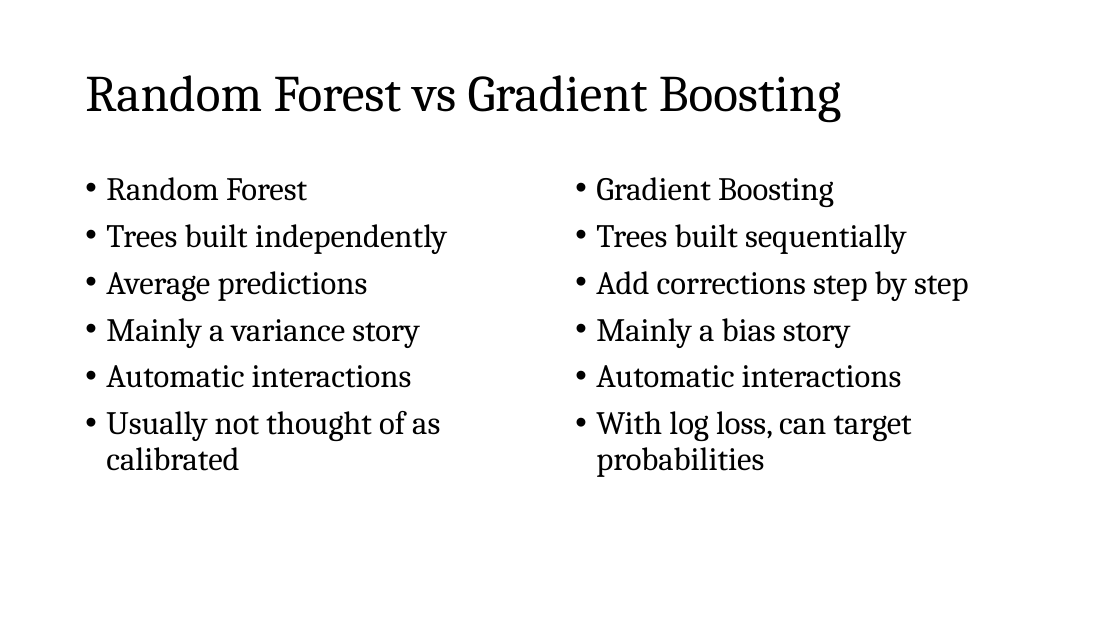
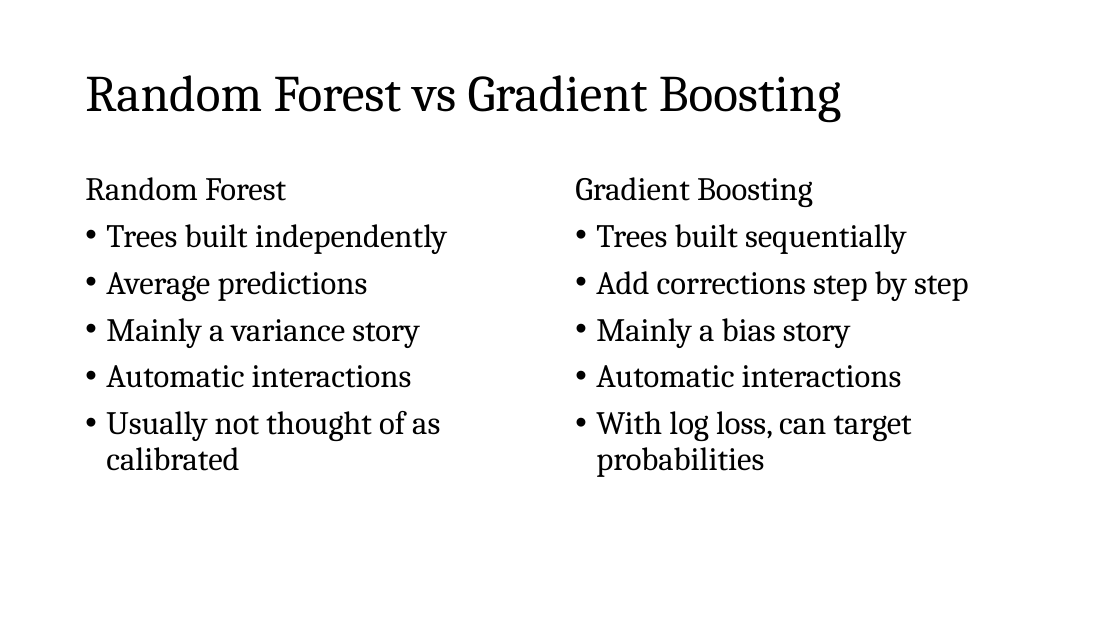
Before and after one commit to zjelveh/zjelveh.github.io, a slide deck: slide 11 of files/inst414_spring2026/lectures/lecture_9b_gbdt.pptx. Drawn at 1120x630 pixels with LibreOffice and Linux fonts; fonts in the diff are those of the drawing. Boxes give left, top, right and bottom in pixels: in the first picture for what was removed or moved away, otherwise in the second. Text is boxed around its words. In the diff, an @@ line names an element or a change of style, - is before the commit and + after.

```diff
--- a/files/inst414_spring2026/lectures/lecture_9b_gbdt.pptx
+++ b/files/inst414_spring2026/lectures/lecture_9b_gbdt.pptx
@@ text at (85,177,286,201): bullet • to none @@
@@ text at (575,177,813,207): bullet • to none @@
```
Also in this commit, not shown: 1 other slide changed, 2 other files.
